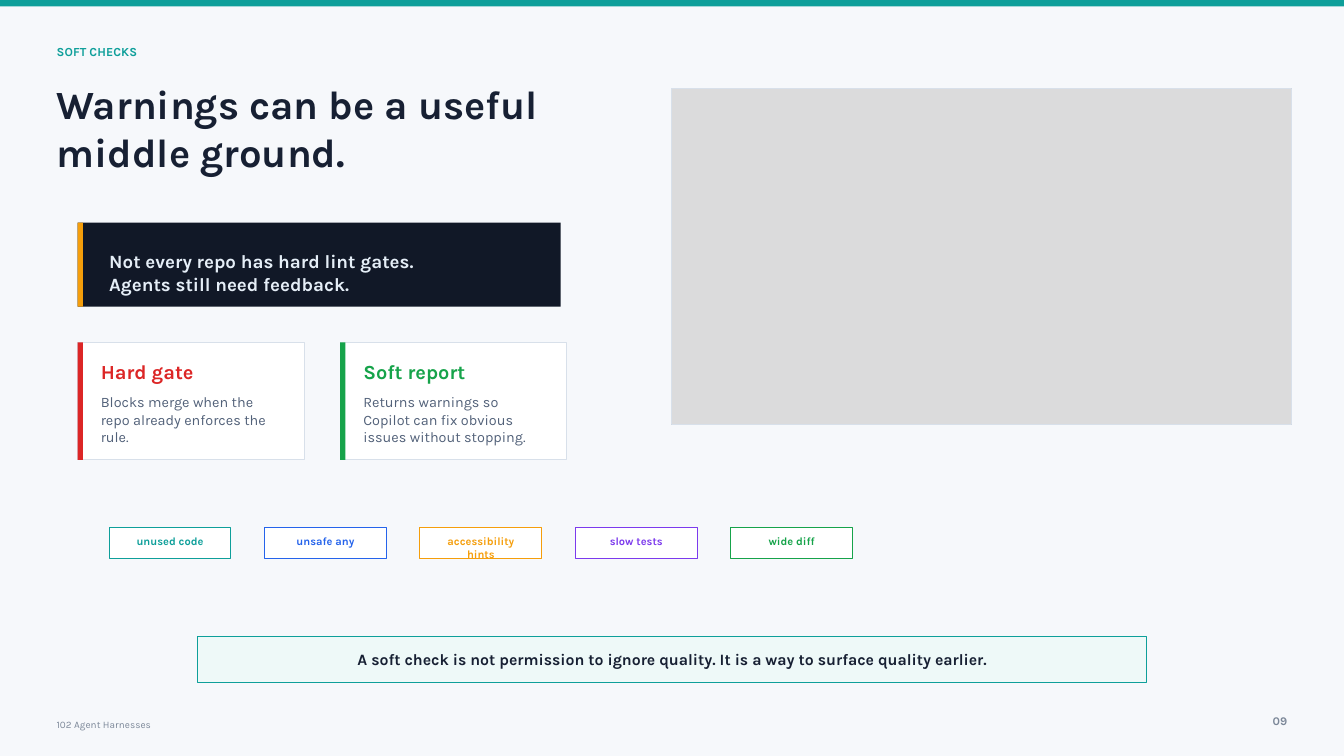
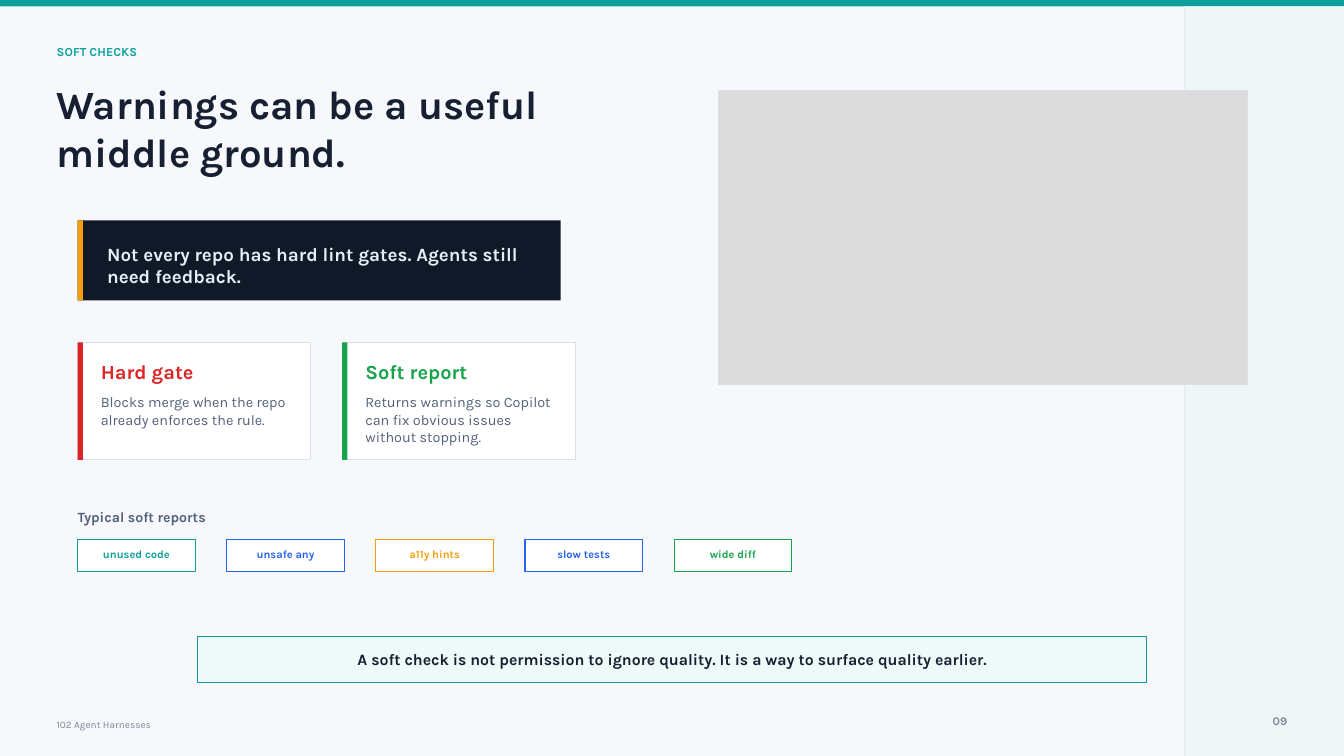
Before and after one commit to Cmcd9155/101-ai-basics-for-developers-presentation, a slide deck: slide 9 of presentations/102/deck/102-agent-harnesses.pptx. Drawn at 1344x756 pixels with LibreOffice and Linux fonts; fonts in the diff are those of the drawing; grey boxes stand for pictures. Boxes give left, top, right and bottom in pixels: in the first picture for what was removed or moved away, otherwise in the second. Text is boxed around its words. In the diff, an @@ line names an element or a change of style, - is before the commit and + after.

Commit message:
Polish 102 agent harnesses deck

```diff
--- a/presentations/102/deck/102-agent-harnesses.pptx
+++ b/presentations/102/deck/102-agent-harnesses.pptx
@@ rectangle added at (1185,6,1344,756), fill #EFF7F6 @@
@@ rectangle added at (1185,6,1186,756), fill #D8EDEA @@
@@ rectangle: place and size @@
-rectangle at (673,89,1293,424)
+rectangle at (718,91,1247,385)
@@ rectangle: place and size @@
-rectangle at (673,89,1293,424)
+rectangle at (718,91,1247,385)
@@ picture: place and size @@
-picture at (673,89,1293,424)
+picture at (718,91,1247,385)
@@ rectangle: place and size @@
-rectangle at (78,223,561,307)
+rectangle at (78,221,561,300)
@@ rectangle: place and size @@
-rectangle at (78,223,83,307)
+rectangle at (78,221,83,300)
@@ text "Not every repo has hard ..." rewrapped from (109,254,413,296) to (107,247,518,284) @@
@@ rectangle: place and size @@
-rectangle at (78,343,304,461)
+rectangle at (78,343,311,461)
@@ rectangle: place and size @@
-rectangle at (341,343,568,461)
+rectangle at (343,343,576,461)
@@ text "Blocks merge when the repo ..." rewrapped from (101,397,265,442) to (101,397,286,429) @@
@@ text "Returns warnings so Copilot can ..." rewrapped from (363,397,525,446) to (365,397,551,446) @@
@@ rectangle: place and size @@
-rectangle at (109,527,231,559)
+rectangle at (78,539,196,571)
@@ text added at (78,512,206,526), 10.1 pt, text #526179, bold @@
+Typical soft reports
@@ rectangle: place and size @@
-rectangle at (264,527,386,559)
+rectangle at (227,539,345,571)
@@ rectangle: place and size @@
-rectangle at (420,527,542,559)
+rectangle at (376,539,494,571)
@@ rectangle: place and size @@
-rectangle at (576,527,698,559)
+rectangle at (525,539,643,571)
@@ rectangle at (525,539,643,571): outline #7C3AED 0.75 pt to #2563EB 0.75 pt @@
@@ rectangle: place and size @@
-rectangle at (731,527,853,559)
+rectangle at (675,539,792,571)
@@ text "unused code": place and size @@
-text "unused code" at (137,537,204,545)
+text "unused code" at (103,550,170,558)
@@ text "unsafe any": place and size @@
-text "unsafe any" at (296,537,354,548)
+text "unsafe any" at (257,550,315,561)
@@ text at (409,550,460,561): text changed @@
-accessibility hints
+a11y hints
@@ text "slow tests": place and size @@
-text "slow tests" at (610,537,662,545)
+text "slow tests" at (557,550,610,558)
@@ text "slow tests" at (557,550,610,558): text colour #7C3AED to #2563EB @@
@@ text "wide diff": place and size @@
-text "wide diff" at (769,537,815,545)
+text "wide diff" at (710,550,756,558)
```
Also in this commit, not shown: 11 other slides changed, 31 other files.
